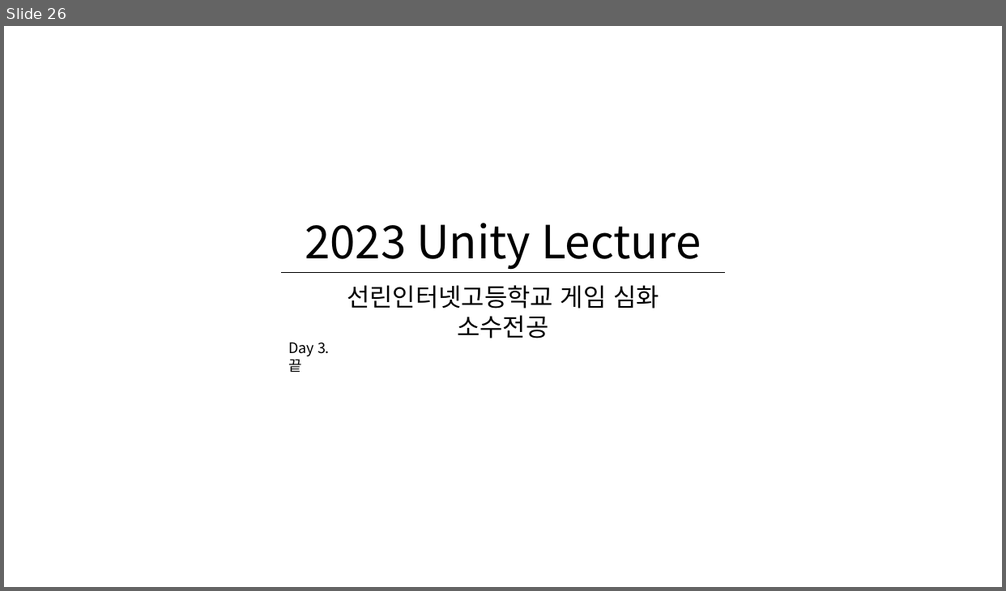
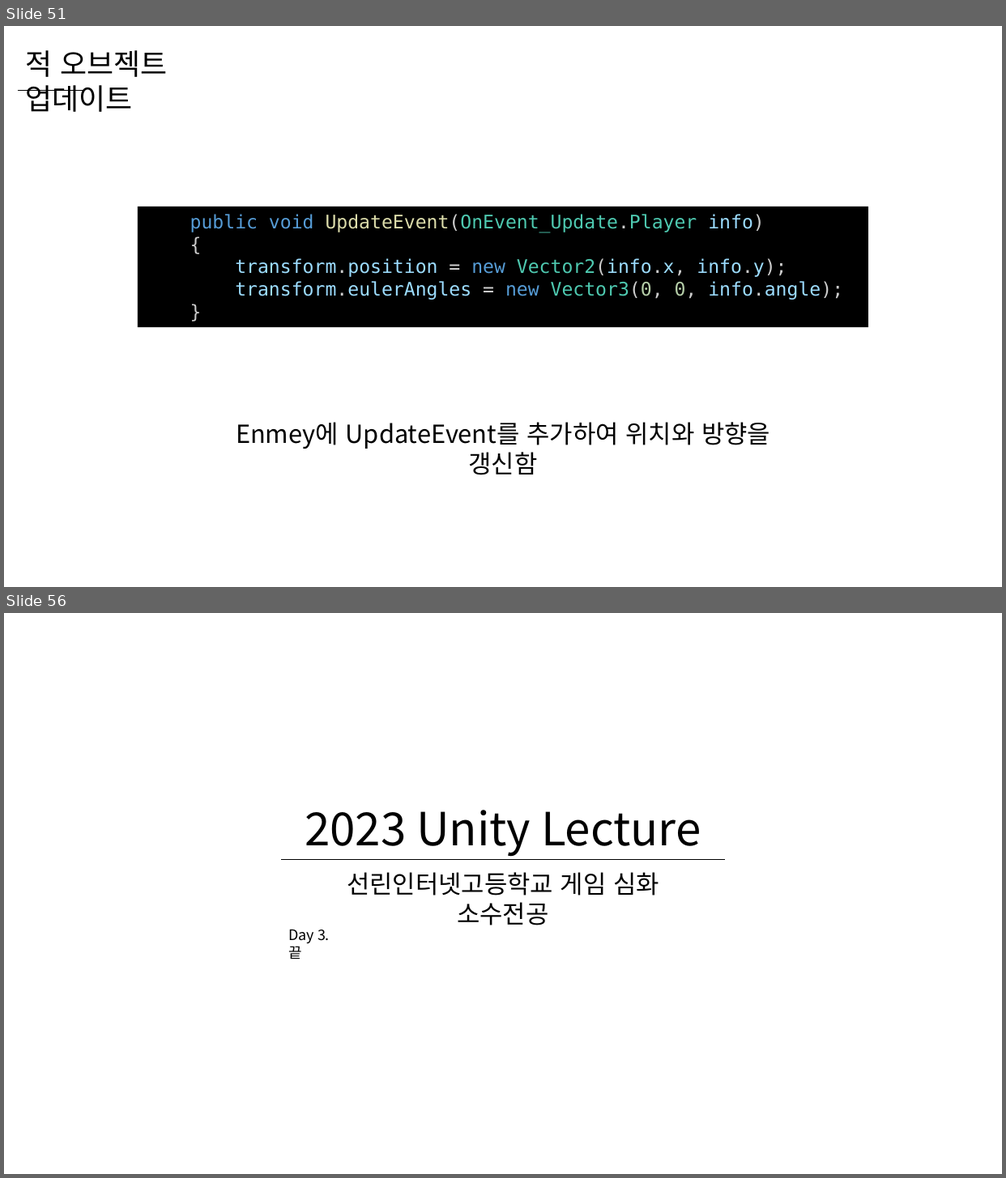
Before and after one commit to WooLyung/2023-Unity-Lecture, a slide deck: Day 3.pptx. Shown one above the other, each under a label of ours: slide 26 before the commit, slides 51 and 56 after it; the slides between them are not shown. The pictures are 1006x591 and 1006x1178 pixels, drawn with LibreOffice and Linux fonts; fonts in the diff are those of the drawing. Boxes give left, top, right and bottom in pixels: in the first picture for what was removed or moved away, otherwise in the second. Text is boxed around its words. In the diff, an @@ line names an element or a change of style, - is before the commit and + after.

Commit message:
3주차 프로젝트 및 ppt 완성

```diff
--- a/Day 3.pptx
+++ b/Day 3.pptx
@@ slide 51 added at (x1=4, y1=26, x2=1002, y2=587), background #FFFFFF @@
@@ text added at (x1=25, y1=50, x2=167, y2=112), 28 pt, text #000000 @@
+적 오브젝트 업데이트
@@ line added from (19, 90) to (85, 90), #000000 0.5 pt @@
@@ rectangle added at (x1=138, y1=207, x2=868, y2=327), fill #000000, 18 pt, text #9CDCFE @@
+public void UpdateEvent(OnEvent_Update.Player info)
+{
+transform.position = new Vector2(info.x, info.y);
+transform.eulerAngles = new Vector3(0, 0, info.angle);
+}
@@ text added at (x1=236, y1=422, x2=770, y2=476), 24 pt, text #000000 @@
+Enmey에 UpdateEvent를 추가하여 위치와 방향을 갱신함
@@ what was slide 26 is now slide 56 @@
```
Also in this commit, not shown: 3 slides changed, 29 other slides added, 10 other files.
